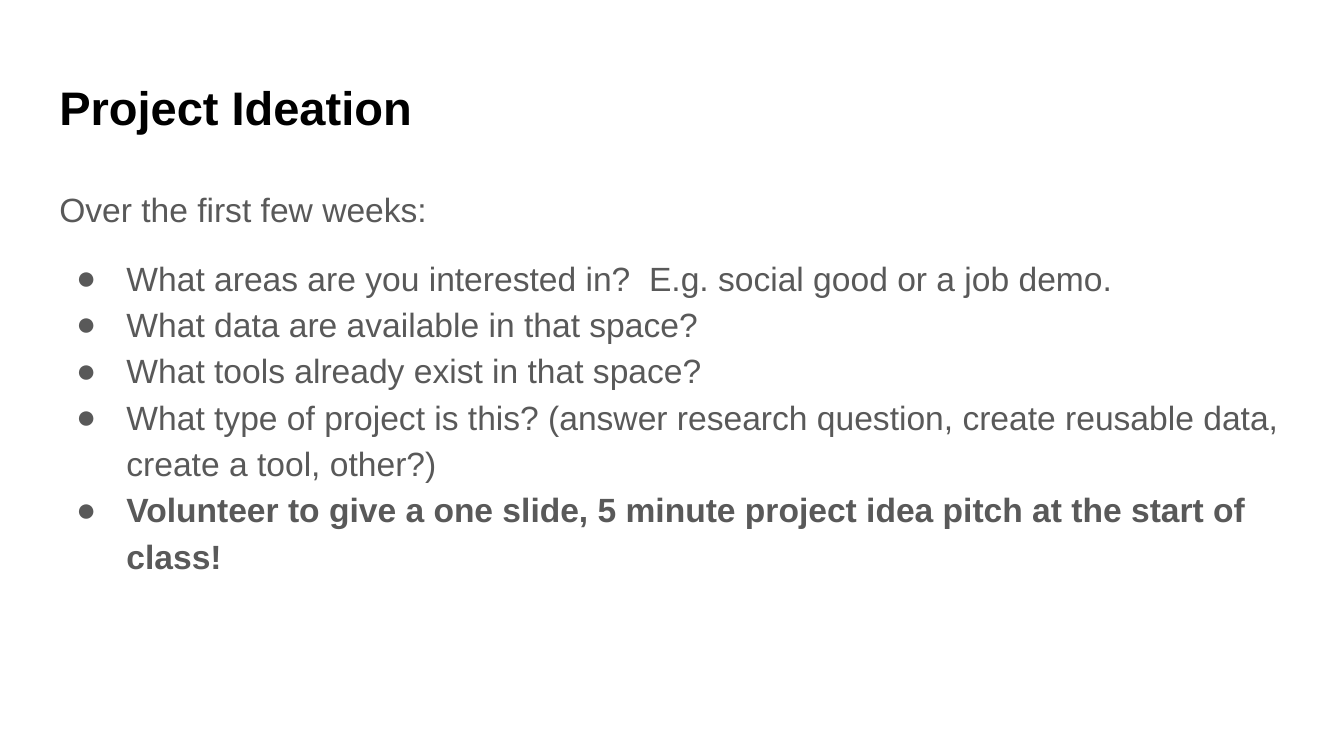
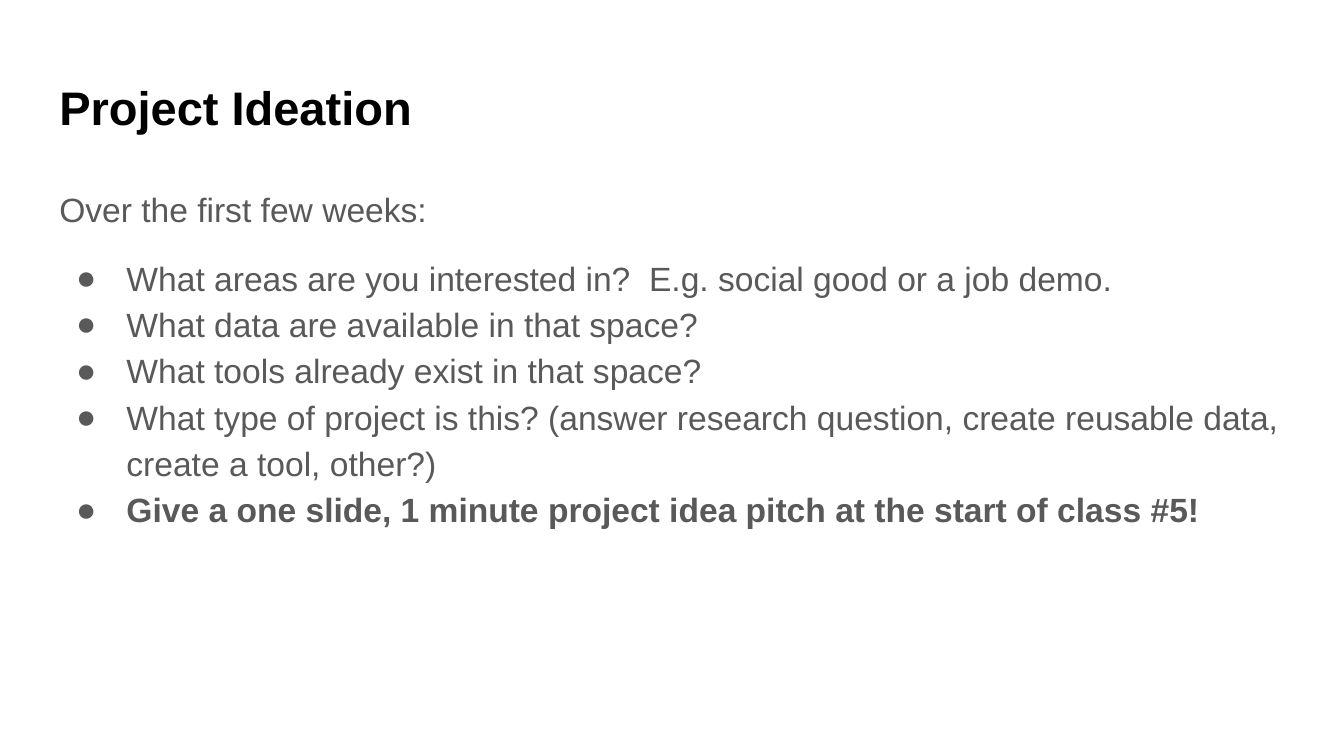
Before and after one commit to UWDATA515/lecture-materials, a slide deck: slide 13 of 01/DATA515_01_Introduction.pptx (slide 18 before the commit). Drawn at 1344x756 pixels with LibreOffice and Linux fonts; fonts in the diff are those of the drawing; background and template pictures are left out. Boxes give left, top, right and bottom in pixels: in the first picture for what was removed or moved away, otherwise in the second. Text is boxed around its words. In the diff, an @@ line names an element or a change of style, - is before the commit and + after.

```diff
--- a/01/DATA515_01_Introduction.pptx
+++ b/01/DATA515_01_Introduction.pptx
@@ text at [126, 497, 1200, 529]: text changed @@
-● Volunteer to give a one slide, 5 minute project idea pitch at the start of class!
+● Give a one slide, 1 minute project idea pitch at the start of class #5!
```
Also in this commit, not shown: 4 other slides changed, 1 slide added, 6 slides removed, 2 other files.
